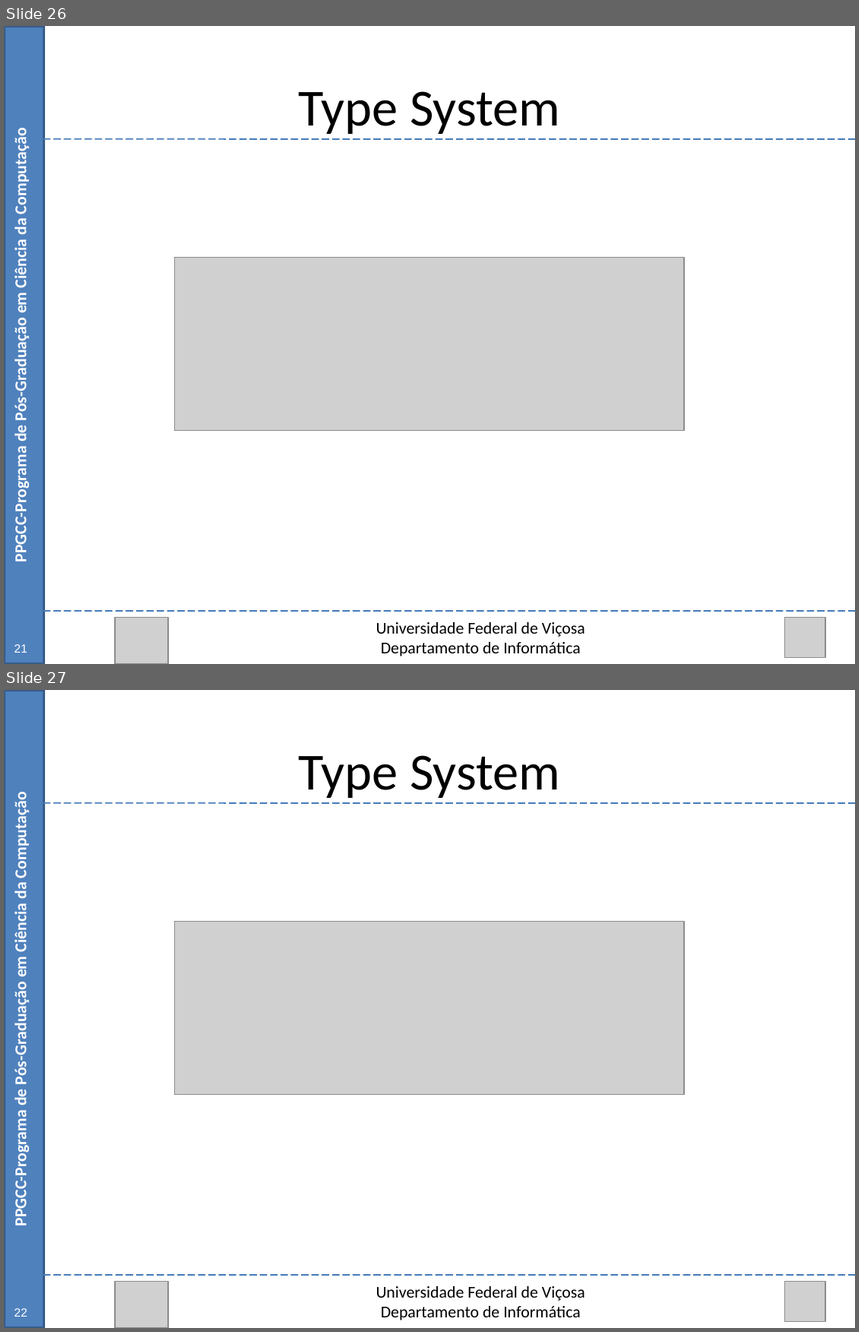
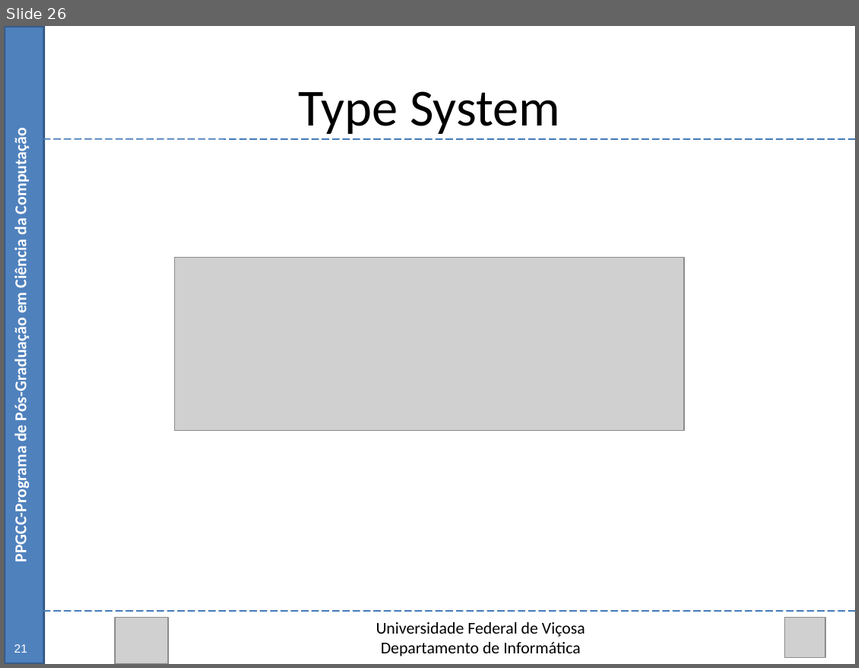
Before and after one commit to Marvinsky/research-marvin, a slide deck: latex/odp/selection heuristics.odp. Shown one above the other, each under a label of ours: slides 26 and 27 before the commit, slide 26 after it. The pictures are 859x1332 and 859x668 pixels, drawn with LibreOffice and Linux fonts; fonts in the diff are those of the drawing; grey boxes stand for pictures. Boxes give left, top, right and bottom in pixels: in the first picture for what was removed or moved away, otherwise in the second. Text is boxed around its words. In the diff, an @@ line names an element or a change of style, - is before the commit and + after.

```diff
--- a/latex/odp/selection heuristics.odp
+++ b/latex/odp/selection heuristics.odp
@@ slide 27 removed at [4,690,855,1328], background #FFFFFF @@
@@ rectangle removed at [4,690,44,1328] @@
@@ text removed at [299,755,560,798] @@
-Type System
@@ text removed at [11,801,31,1224] @@
-PPGCC-Programa de Pós-Graduação em Ciência da Computação
@@ line removed from (44, 803) to (855, 803) @@
@@ picture removed at [174,922,684,1095] @@
@@ line removed from (44, 1276) to (855, 1276) @@
@@ picture removed at [115,1281,167,1328] @@
@@ picture removed at [785,1281,826,1322] @@
@@ text removed at [376,1287,585,1321] @@
-Universidade Federal de Viçosa
-Departamento de Informática
@@ text removed at [14,1309,27,1317] @@
-22
```
Also in this commit, not shown: 1 slide changed.
